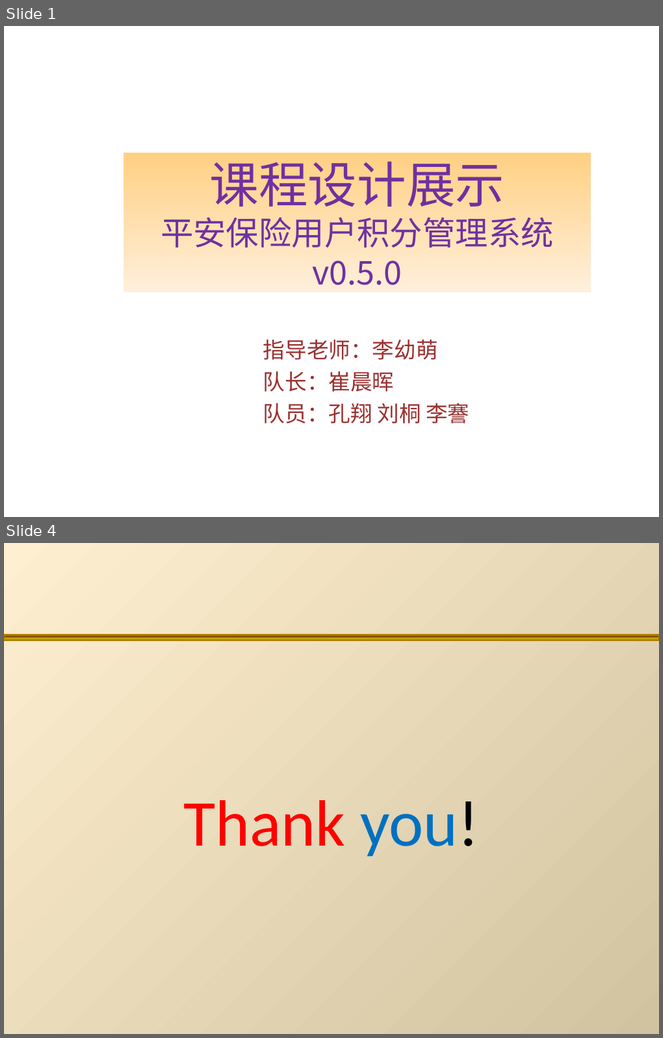
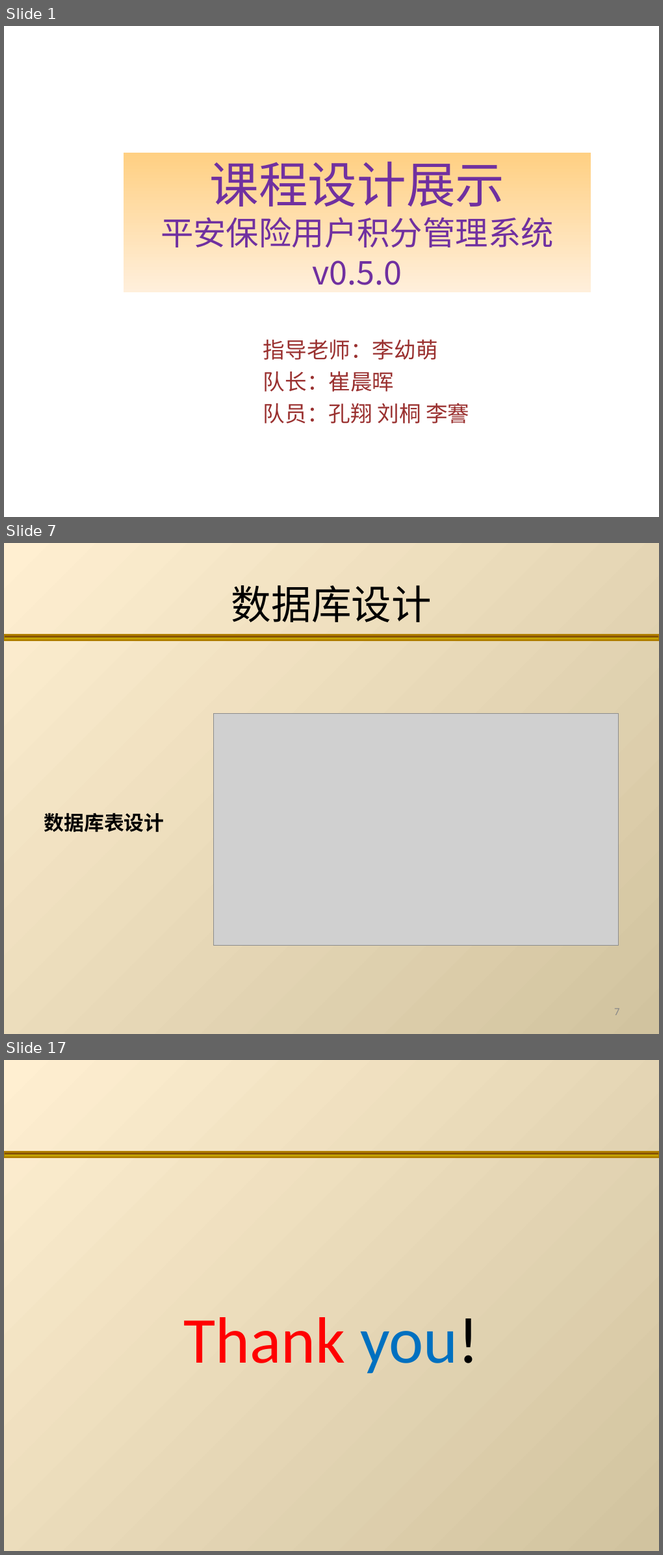
Before and after one commit to TJSS/CreditManage, a slide deck: 文档/积分管理.ppt. Shown one above the other, each under a label of ours: slides 1 and 4 before the commit, slides 1, 7 and 17 after it; the slides between them are not shown. The pictures are 663x1038 and 663x1555 pixels, drawn with LibreOffice and Linux fonts; fonts in the diff are those of the drawing; grey boxes stand for pictures; background and template pictures are left out. Boxes give left, top, right and bottom in pixels: in the first picture for what was removed or moved away, otherwise in the second. Text is boxed around its words. In the diff, an @@ line names an element or a change of style, - is before the commit and + after.

```diff
--- a/文档/积分管理.ppt
+++ b/文档/积分管理.ppt
@@ slide 7 added at [4,543,659,1034], background gradient #D1C39F to #FFEFD1 @@
@@ title added at [232,585,432,622], 44 pt, text #000000 @@
+数据库设计
@@ rectangle added at [4,635,659,641], fill gradient #4D0808 to #FFF200, outline #B07E00 2.01 pt @@
@@ picture added at [214,714,619,946] @@
@@ text added at [44,813,164,832], 22 pt, text #000000, bold @@
+数据库表设计
@@ page number added at [614,1008,620,1016], 12 pt, text #898989 @@
+7
@@ what was slide 4 is now slide 17 @@
```
Also in this commit, not shown: 1 slide changed, 13 other slides added, 1 slide removed.
